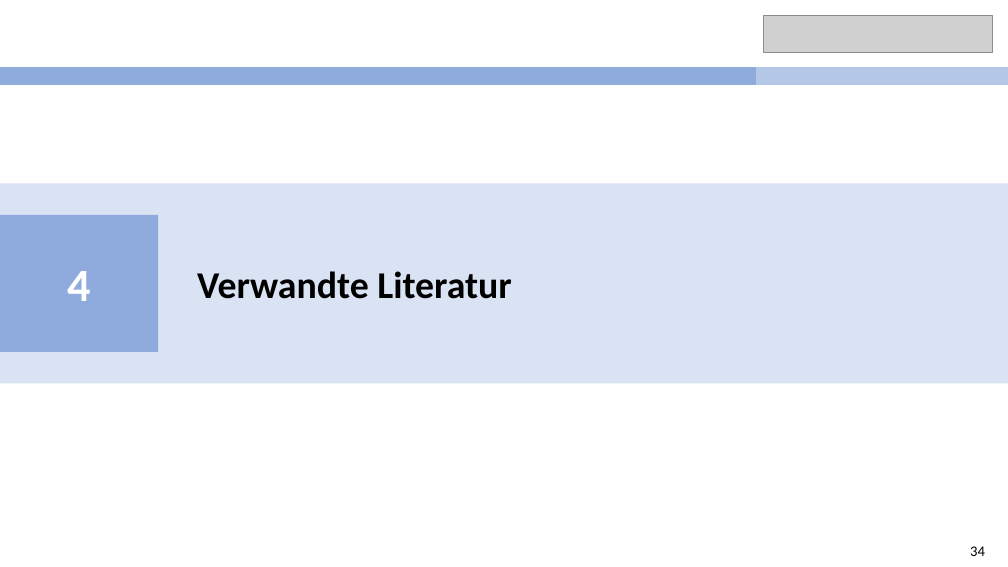
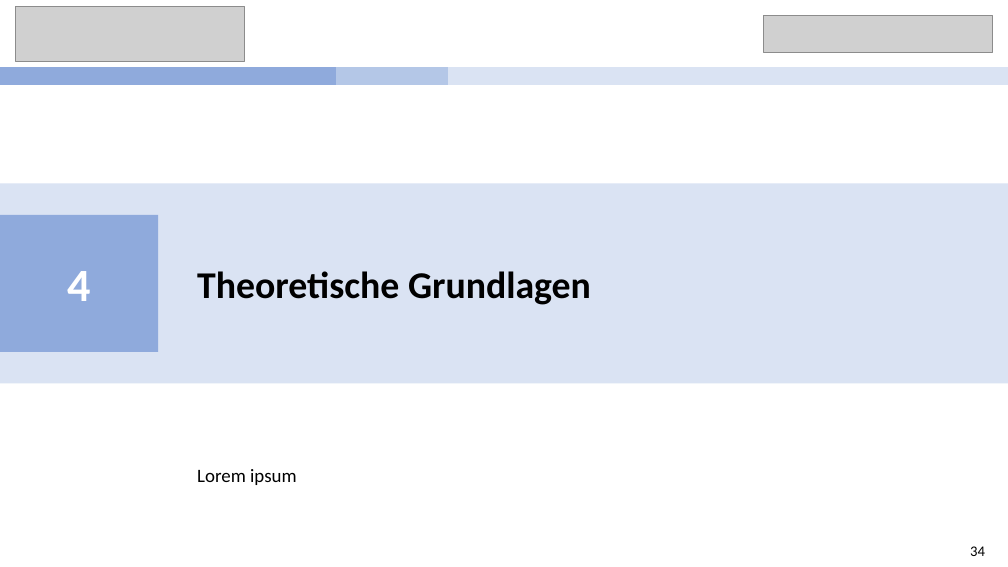
Before and after one commit to stefanstrueder/MA_Strueder, a slide deck: slide 9 of Dokumente/Abschlusspräsentation/Abschlusspräsentation.pptx (slide 5 before the commit). Drawn at 1008x567 pixels with LibreOffice and Linux fonts; fonts in the diff are those of the drawing; grey boxes stand for pictures. Boxes give left, top, right and bottom in pixels: in the first picture for what was removed or moved away, otherwise in the second. Text is boxed around its words. In the diff, an @@ line names an element or a change of style, - is before the commit and + after.

```diff
--- a/Dokumente/Abschlusspräsentation/Abschlusspräsentation.pptx
+++ b/Dokumente/Abschlusspräsentation/Abschlusspräsentation.pptx
@@ picture added at (16,6,245,60) @@
@@ table at (0,67,1007,85) @@
+column 8: 
+column 9: 
@@ text at (197,271,591,305): text changed @@
-Verwandte Literatur
+Theoretische Grundlagen
@@ text added at (197,469,297,485), 18 pt, text #000000 @@
+Lorem ipsum
```
Also in this commit, not shown: 9 other slides changed, 14 slides added, 2 slides removed, 29 other files.
